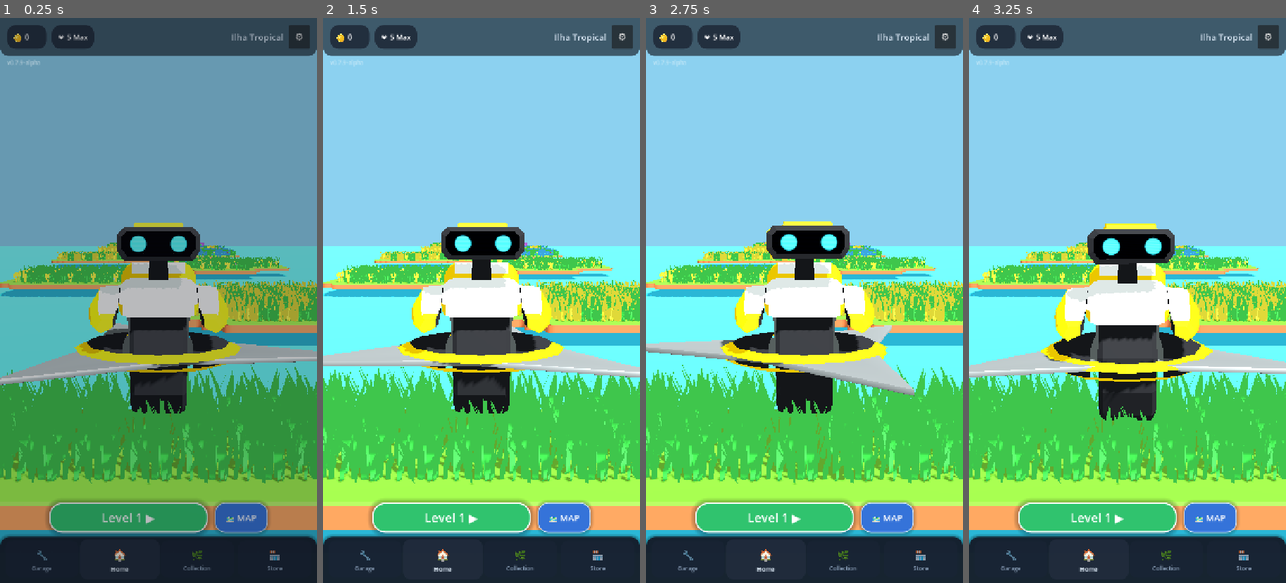
Above: before the commit, frames 1-4 (left to right).
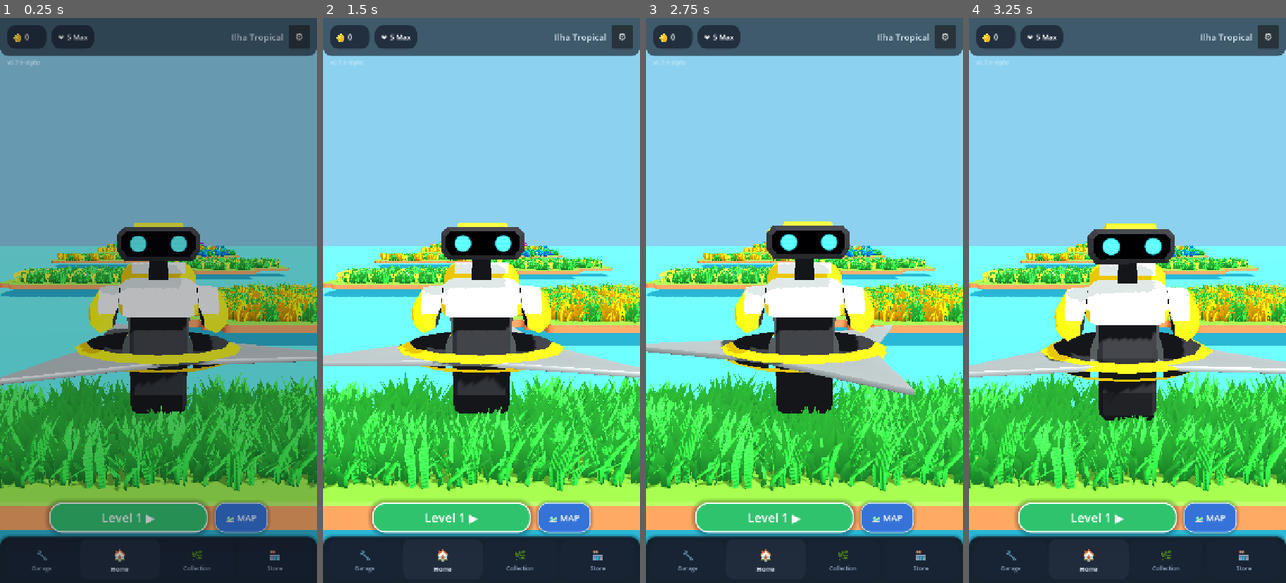
Above: after the commit, the same moments.

Repository: rogerbif/grass-cut-bot
Game: Godot game, scene res://scenes/menu/main_menu.tscn
The game is run twice, just before and just after one commit, with the same random seed, the same clock (stepped at 60 frames per second) and the same inputs.
Inputs (mouse positions are in pixels of both pictures, inside the frame that each line leads up to):
- Up to frame 1 (0.25 s): no input
- Up to frame 2 (1.5 s): tap Enter at 0.5 s; move the mouse to (551, 272) at 0.52 s; hold Right (ui_right) 0.53-1.25 s; hold Alt 0.53-1.25 s; click (551, 272) at 0.67 s; drag from (418, 328) to (465, 413) at 1.27 s
- Up to frame 3 (2.75 s): move the mouse to (836, 176) at 2.02 s; hold Right (ui_right) from 2.03 s (still down); tap Z at 2.1 s
- Up to frame 4 (3.25 s): release Right (ui_right) at 2.75 s; drag from (1111, 413) to (1032, 215) at 2.77 s

The runs differ from the first frame. In frame 1, 13% of the frame differs, in the area x 0-100%, y 39-84%; in frame 2, 15%; in frame 3, 15%; in frame 4, 15%.

Commit message:
feat(menu): equalizacao visual da grama com shaders oficiais e animacao de vento seletiva na ilha do bot [v0.7.9-alpha]

Diff:
--- a/scripts/menu/island_node.gd
+++ b/scripts/menu/island_node.gd
@@ -16,10 +16,16 @@
 const WHEAT_SCENE: PackedScene = preload("res://scenes/plants/wheat_tuft.tscn")
 const FLOWER_SCENE: PackedScene = preload("res://scenes/plants/flower_tuft.tscn")
 
-static var _mat_grass_green: StandardMaterial3D = null
-static var _mat_grass_yellow: StandardMaterial3D = null
-static var _mat_grass_blue: StandardMaterial3D = null
-static var _mat_grass_purple: StandardMaterial3D = null
+# Shaders oficiais da grama com gradiente vertical (raiz -> topo) e balanço de vento
+const MAT_ACTIVE_GRASS_GREEN: ShaderMaterial = preload("res://shaders/interactive_grass_material.tres")
+const MAT_ACTIVE_GRASS_YELLOW: ShaderMaterial = preload("res://shaders/interactive_grass_yellow_material.tres")
+const MAT_ACTIVE_GRASS_BLUE: ShaderMaterial = preload("res://shaders/interactive_grass_blue_material.tres")
+const MAT_ACTIVE_GRASS_PURPLE: ShaderMaterial = preload("res://shaders/interactive_grass_purple_material.tres")
+
+static var _mat_static_green: ShaderMaterial = null
+static var _mat_static_yellow: ShaderMaterial = null
+static var _mat_static_blue: ShaderMaterial = null
+static var _mat_static_purple: ShaderMaterial = null
 static var _mat_rock: StandardMaterial3D = null
 
 @export var level_number: int = 1
@@ -40,6 +46,7 @@
 var is_active_island: bool = false
 var map_plaque_pos: Vector3 = Vector3(1.3, 0.18, 0.9)
 var plaque_tween: Tween = null
+var grass_mesh_records: Array[Dictionary] = []
 
 func _ready() -> void:
 	update_visuals()
@@ -53,22 +60,19 @@
 	set_view_mode(is_map_mode, is_active_island, false)
 
 static func _init_materials() -> void:
-	if _mat_grass_green == null:
-		_mat_grass_green = StandardMaterial3D.new()
-		_mat_grass_green.albedo_color = Color(0.25, 0.72, 0.28, 1.0)
-		_mat_grass_green.roughness = 0.92
-
-		_mat_grass_yellow = StandardMaterial3D.new()
-		_mat_grass_yellow.albedo_color = Color(0.92, 0.82, 0.22, 1.0)
-		_mat_grass_yellow.roughness = 0.92
-
-		_mat_grass_blue = StandardMaterial3D.new()
-		_mat_grass_blue.albedo_color = Color(0.24, 0.58, 0.88, 1.0)
-		_mat_grass_blue.roughness = 0.92
-
-		_mat_grass_purple = StandardMaterial3D.new()
-		_mat_grass_purple.albedo_color = Color(0.68, 0.35, 0.85, 1.0)
-		_mat_grass_purple.roughness = 0.92
+	if _mat_static_green == null:
+		# Duplica os shaders e zera o vento para as ilhas de fundo / visão mapa (máxima performance mobile)
+		_mat_static_green = MAT_ACTIVE_GRASS_GREEN.duplicate() as ShaderMaterial
+		_mat_static_green.set_shader_parameter("wind_strength", 0.0)
+
+		_mat_static_yellow = MAT_ACTIVE_GRASS_YELLOW.duplicate() as ShaderMaterial
+		_mat_static_yellow.set_shader_parameter("wind_strength", 0.0)
+
+		_mat_static_blue = MAT_ACTIVE_GRASS_BLUE.duplicate() as ShaderMaterial
+		_mat_static_blue.set_shader_parameter("wind_strength", 0.0)
+
+		_mat_static_purple = MAT_ACTIVE_GRASS_PURPLE.duplicate() as ShaderMaterial
+		_mat_static_purple.set_shader_parameter("wind_strength", 0.0)
 
 		_mat_rock = StandardMaterial3D.new()
 		_mat_rock.albedo_color = Color(0.42, 0.46, 0.50, 1.0)
@@ -109,26 +113,55 @@
 	else:
 		# grass_green, grass_yellow, grass_blue, grass_purple (ou fallback)
 		var g_inst: Node3D = GRASS_MODEL.instantiate() as Node3D
-		var target_mat: StandardMaterial3D = _mat_grass_green
+		var target_mat: ShaderMaterial = _mat_static_green
 		if otype == "grass_yellow":
-			target_mat = _mat_grass_yellow
+			target_mat = _mat_static_yellow
 		elif otype == "grass_blue":
-			target_mat = _mat_grass_blue
+			target_mat = _mat_static_blue
 		elif otype == "grass_purple":
-			target_mat = _mat_grass_purple
+			target_mat = _mat_static_purple
 
 		for child in g_inst.get_children():
 			if child is MeshInstance3D:
 				(child as MeshInstance3D).material_override = target_mat
 		return g_inst
 
+func set_grass_animated(enabled: bool) -> void:
+	_init_materials()
+	for rec in grass_mesh_records:
+		var mi: MeshInstance3D = rec.get("mesh", null) as MeshInstance3D
+		if mi == null or not is_instance_valid(mi):
+			continue
+		var gtype: String = String(rec.get("type", "grass_green"))
+		if enabled:
+			match gtype:
+				"grass_yellow":
+					mi.material_override = MAT_ACTIVE_GRASS_YELLOW
+				"grass_blue":
+					mi.material_override = MAT_ACTIVE_GRASS_BLUE
+				"grass_purple":
+					mi.material_override = MAT_ACTIVE_GRASS_PURPLE
+				_:
+					mi.material_override = MAT_ACTIVE_GRASS_GREEN
+		else:
+			match gtype:
+				"grass_yellow":
+					mi.material_override = _mat_static_yellow
+				"grass_blue":
+					mi.material_override = _mat_static_blue
+				"grass_purple":
+					mi.material_override = _mat_static_purple
+				_:
+					mi.material_override = _mat_static_green
+
 func build_miniature_from_json(lvl: int) -> void:
 	if miniature_container == null:
 		return
 
-	# Limpa tiles anteriores da miniatura
+	# Limpa tiles anteriores da miniatura e registros de grama
 	for c in miniature_container.get_children():
 		c.queue_free()
+	grass_mesh_records.clear()
 
 	var json_path: String = "res://data/levels/level_%02d.json" % lvl
 	if not FileAccess.file_exists(json_path):
@@ -220,9 +253,25 @@
 		var local_ox: float = offset_x + float(ogx) * cell_size
 		var local_oz: float = offset_z + float(ogz) * cell_size
 		visual.position = Vector3(local_ox, 0.0, local_oz)
-		visual.rotation_degrees.y = float(orot)
+
+		# Entrelaçamento orgânico idêntico ao gameplay para gramas
+		if otype.begins_with("grass_"):
+			var seed_val: float = float(ogx * 73 + ogz * 19)
+			visual.rotation.y = fmod(seed_val, TAU)
+			var s_y: float = 0.72 + fmod(seed_val * 0.13, 0.13)
+			var s_xz: float = 0.96 + fmod(seed_val * 0.27, 0.14)
+			visual.scale = Vector3(s_xz, s_y, s_xz)
+
+			for child in visual.get_children():
+				if child is MeshInstance3D:
+					grass_mesh_records.append({"mesh": child, "type": otype})
+		else:
+			visual.rotation_degrees.y = float(orot)
 
 		miniature_container.add_child(visual)
+
+	# Atualiza o estado da animação de vento conforme o modo e atividade da ilha
+	set_grass_animated(not is_map_mode and is_active_island)
 
 func update_visuals() -> void:
 	if level_label == null or stars_label == null:
@@ -259,6 +308,9 @@
 	is_map_mode = map_view
 	is_active_island = active_island
 
+	# Animação de vento da grama ativa EXCLUSIVAMENTE na ilha onde o robô estiver na visão do bot
+	set_grass_animated(not is_map_mode and is_active_island)
+
 	if plaque_root == null:
 		return
 
--- a/scripts/menu/main_menu.gd
+++ b/scripts/menu/main_menu.gd
@@ -190,6 +190,7 @@
 					_update_bot_position()
 			if tab_home != null and tab_home.has_method("update_level_display"):
 				tab_home.update_level_display(selected_level)
+			_update_plaques_view_mode(menu_camera.current_mode == menu_camera.CameraMode.MAP_VIEW if menu_camera != null else false, true)
 			if GameManager != null:
 				GameManager.trigger_haptic_cut()
 
@@ -197,6 +198,7 @@
 	selected_level = snapped_lvl
 	if tab_home != null and tab_home.has_method("update_level_display"):
 		tab_home.update_level_display(selected_level)
+	_update_plaques_view_mode(menu_camera.current_mode == menu_camera.CameraMode.MAP_VIEW if menu_camera != null else true, false)
 
 func _on_toggle_view_requested() -> void:
 	if menu_camera != null:
Not shown, changed: docs/04_sistemas_e_gameplay/SISTEMA_DE_INTERFACE_HUD.md
Not shown, changed: docs/historico_melhorias/047_menu_ilhas_miniatura_scroll_1_a_1_e_placas_adaptativas.md
